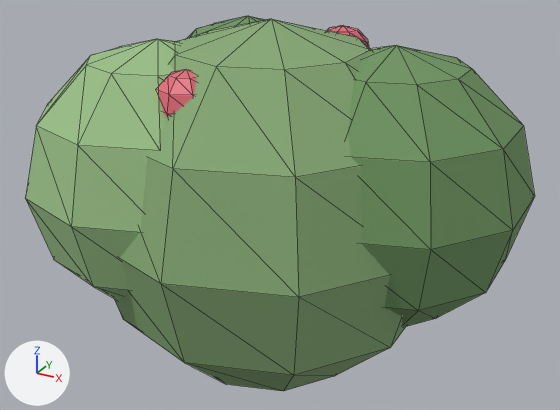
The glTF model assets/models/resources/berry_bush.glb: old version first, new version second.
Both versions are drawn from a 50 mm camera at (0.573, -1.015, 0.51) aimed at (0.001, 0.027, -0.011). Arrows for +X, +Y and +Z are at lower left; the lights stay in place. The older version comes first. Mesh edges are drawn as thin lines.

The first picture shows 'bush_with_berry'.
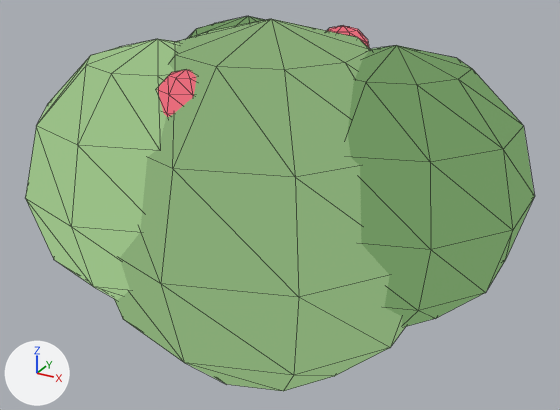
Where the change shows, as pixel boxes (x1, y1, x2, y2) in the pictures (560 x 410 px):
'bush_with_berry', recoloured, surface changed (lighter)
    both: (26, 26, 535, 391)

What changed in the scene script:
```text
Change mat_bushleaves:
    mat_bushleaves.base_color: (0.24, 0.4, 0.18) -> (0.0, 0.0, 0.0)  # green #86aa76 -> black #000000
    add mat_bushleaves.emission_strength = 1.0
    add mat_bushleaves.emission_color = (0.24, 0.4, 0.18)  # green #86aa76
    mat_bushleaves.metallic: 0.0 -> 1.0
Change mat_bushleavesdk:
    mat_bushleavesdk.base_color: (0.16, 0.3, 0.12) -> (0.0, 0.0, 0.0)  # green #6f9561 -> black #000000
    add mat_bushleavesdk.emission_strength = 1.0
    add mat_bushleavesdk.emission_color = (0.16, 0.3, 0.12)  # green #6f9561
    mat_bushleavesdk.metallic: 0.0 -> 1.0
Change mat_bushleaveslt:
    mat_bushleaveslt.base_color: (0.32, 0.52, 0.24) -> (0.0, 0.0, 0.0)  # green #99bf86 -> black #000000
    add mat_bushleaveslt.emission_strength = 1.0
    add mat_bushleaveslt.emission_color = (0.32, 0.52, 0.24)  # green #99bf86
    mat_bushleaveslt.metallic: 0.0 -> 1.0
Change mat_berry:
    mat_berry.base_color: (0.8, 0.15, 0.2) -> (0.0, 0.0, 0.0)  # red #e76c7c -> black #000000
    mat_berry.roughness: 0.4 -> 1.0
    add mat_berry.emission_color = (0.8, 0.15, 0.2)  # red #e76c7c
    mat_berry.metallic: 0.0 -> 1.0
    add mat_berry.emission_strength = 1.0
```
